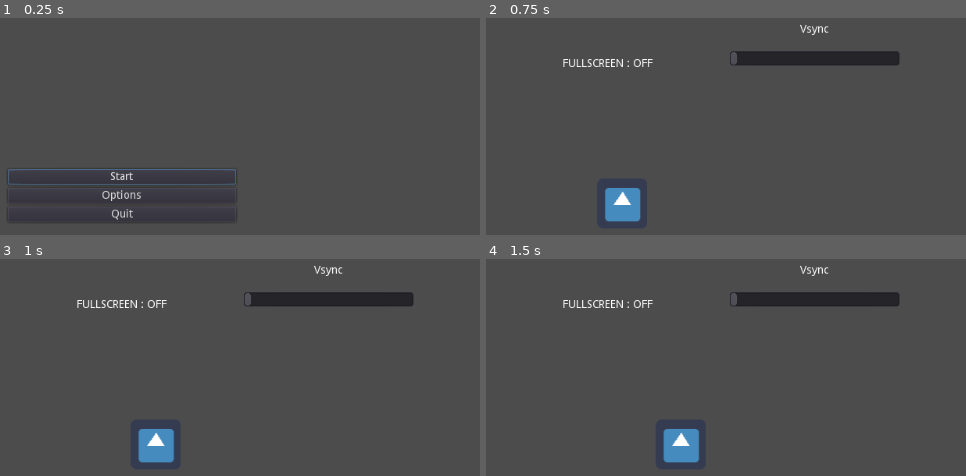
Above: before the commit, frames 1-4 (two rows, left to right).
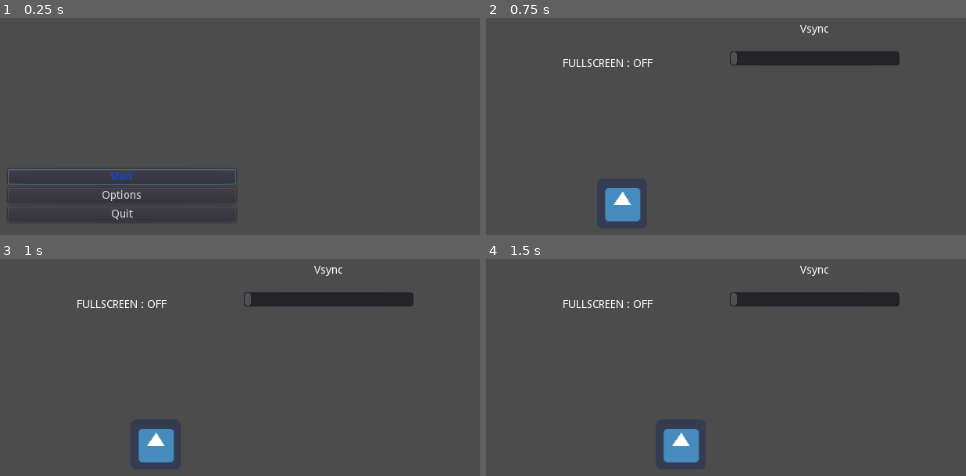
Above: after the commit, the same moments.

Repository: Salipoke/JOC_MLG
Game: Godot game, scene res://start.tscn
The game is run twice, just before and just after one commit, with the same random seed, the same clock (stepped at 60 frames per second) and the same inputs. The engine's default icon, where the game draws it, is replaced by a stand-in: a white triangle on a blue panel in a dark square.
Inputs (mouse positions are in pixels of both pictures, inside the frame that each line leads up to):
- Up to frame 1 (0.25 s): no input
- Up to frame 2 (0.75 s): click "Options" at 0.5 s
- Up to frame 3 (1 s): no input
- Up to frame 4 (1.5 s): tap Enter at 1.25 s; move the mouse to (783, 415) at 1.27 s; click (783, 415) at 1.42 s

The runs differ from the first frame. In frame 1, 0.1% of the frame differs, in the area x 23-28%, y 70-75%; in frame 2, nothing differs; in frame 3, nothing differs; in frame 4, nothing differs.

Commit message:
THEMES
Ja he començat a fer la part visual

Diff:
--- a/Lucas/Scenes/UI/Control/options.tscn
+++ b/Lucas/Scenes/UI/Control/options.tscn
@@ -50,7 +50,7 @@
 margin_bottom = 54.0
 mouse_filter = 1
 max_value = 120.0
-step = 10.0
+step = 5.0
 custom_step = 10.0
 
 [node name="Line" type="ColorRect" parent="."]
--- /dev/null
+++ b/Lucas/themes/new_theme.tres
@@ -0,0 +1,3 @@
+[gd_resource type="Theme" format=2]
+
+[resource]
--- a/start.tscn
+++ b/start.tscn
@@ -1,6 +1,27 @@
-[gd_scene load_steps=2 format=2]
+[gd_scene load_steps=4 format=2]
 
 [ext_resource path="res://Lucas/Scripts/UI/Menu/Menu.gd" type="Script" id=1]
+
+[sub_resource type="StyleBoxFlat" id=1]
+bg_color = Color( 1, 0, 0, 1 )
+
+[sub_resource type="Theme" id=2]
+/colors/test = Color( 0, 0, 0, 1 )
+/fonts/test = null
+/styles/test = SubResource( 1 )
+Button/colors/font_color = Color( 1, 1, 1, 1 )
+Button/colors/font_color_disabled = Color( 1, 0, 0, 1 )
+Button/colors/font_color_focus = Color( 0, 0.321569, 1, 1 )
+Button/colors/font_color_hover = Color( 0, 1, 0.741176, 1 )
+Button/colors/font_color_pressed = Color( 0, 1, 0.0627451, 1 )
+Button/constants/hseparation = 2
+Button/fonts/font = null
+Button/fonts/test = null
+Button/styles/disabled = null
+Button/styles/focus = null
+Button/styles/hover = null
+Button/styles/normal = null
+Button/styles/pressed = null
 
 [node name="Menu" type="Control"]
 anchor_left = 1.0
@@ -29,6 +50,7 @@
 margin_right = 292.0
 margin_bottom = 20.0
 focus_neighbour_top = NodePath("../ExitButton")
+theme = SubResource( 2 )
 text = "Start"
 
 [node name="OptionButton" type="Button" parent="VBoxContainer"]
